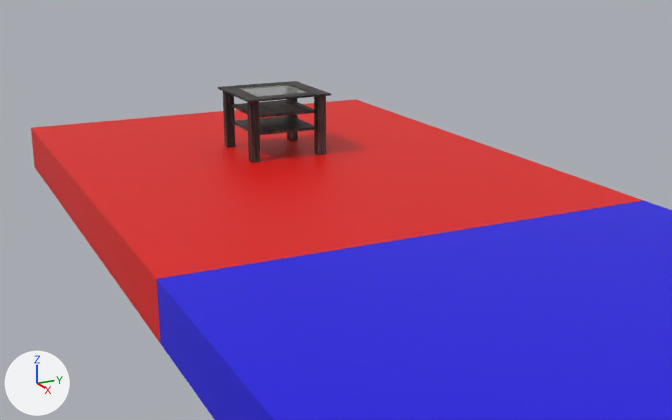
Two versions of the Blender file Blender/alley.blend, one commit apart.
The view is the same before and after, from a camera (50 mm lens) standing at (-9.96, -2.65, 1.83) and looking at (-16.12, 0.34, -0.25). Every picture has the same lights, and +X, +Y and +Z are marked at lower left.

The older version as bpy lines, for what is in view:
```python
me_cube_000 = bpy.data.meshes.new('Cube.000')
me_cube_000.from_pydata(...)  # 1104 vertices, 628 faces; spans x -0.33..0.33, y -0.33..0.33, z 0.005..0.471
# faces by material slot: [608, 20]
me_cube_000.materials.append(mat_wood_table)  # picture img_wood_texture_jpg
me_cube_000.materials.append(mat_wood_table_glass)  # light grey #d1d1c7
me_cube_001 = bpy.data.meshes.new('Cube.001')
me_cube_001.from_pydata(...)  # 14 vertices, 10 faces; spans x -1.0..9.35, y -1.0..1.0, z -1.0..1.0
me_cube_001.materials.append(mat_material_004)  # blue #1700e7
me_cube_004 = bpy.data.meshes.new('Cube.004')
me_cube_004.from_pydata(...)  # a box spanning x -2.0..2.0, y -2.0..2.0, z -2.0..2.0
me_cube_004.materials.append(mat_material_003)  # red #e70700
ob_cube = bpy.data.objects.new('Cube', me_cube_001)
ob_cube.location = (-11.9, 0.0, 0.0)
ob_cube.scale = (2.3, 1.57, 0.175)
ob_cube_003 = bpy.data.objects.new('Cube.003', me_cube_004)
ob_cube_003.location = (-16.2, 0.0, 0.0)
ob_cube_003.scale = (1.0, 0.785, 0.0875)
ob_wood_table = bpy.data.objects.new('Wood_Table', me_cube_000)
ob_wood_table.location = (-16.512, 0.0, 0.17)
```
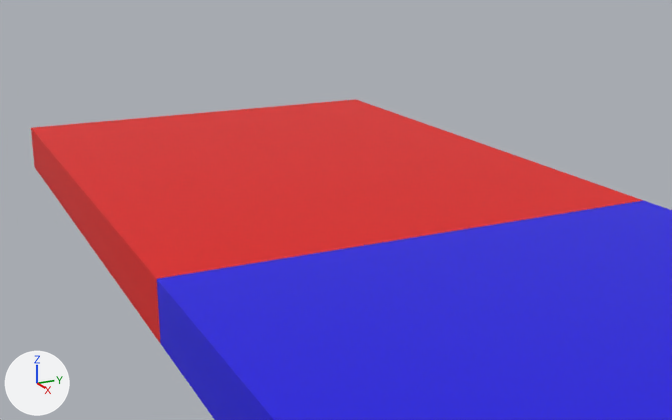
Commit message: separated alley from table

Location of each change, (x1, y1, x2, y2) in pixels of the pictures (672 x 420 px):
```json
{"object": "Wood_Table", "change": "deleted", "before": [218, 81, 331, 162], "faces in mat_wood_table (picture img_wood_texture_jpg)": [218, 81, 331, 162], "faces in mat_wood_table_glass (light grey #d1d1c7)": [239, 84, 307, 97]}
```

The change, as JSON lines over the scene's bpy script:
```json
{"op": "remove", "block": "ob_wood_table", "code": ["ob_wood_table = bpy.data.objects.new('Wood_Table', me_cube_000)", "ob_wood_table.location = (-16.512, 0.0, 0.17)"]}
```
